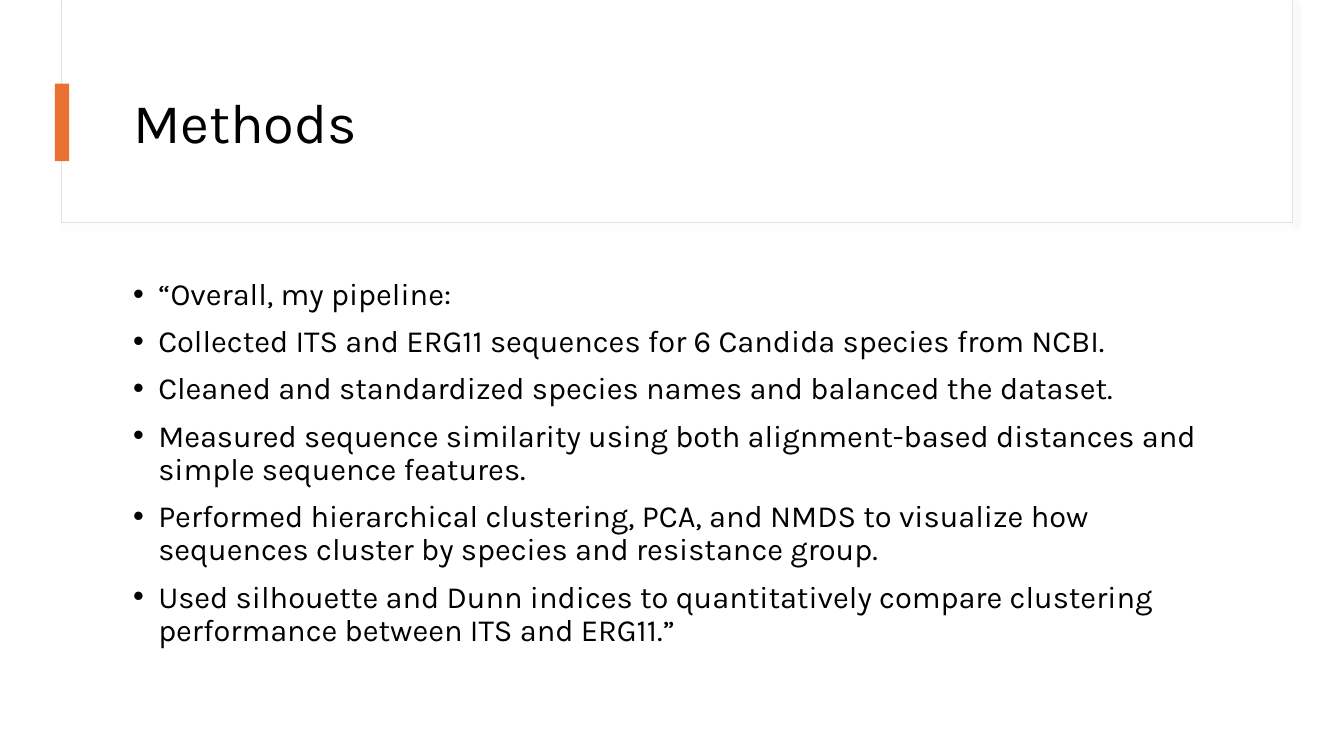
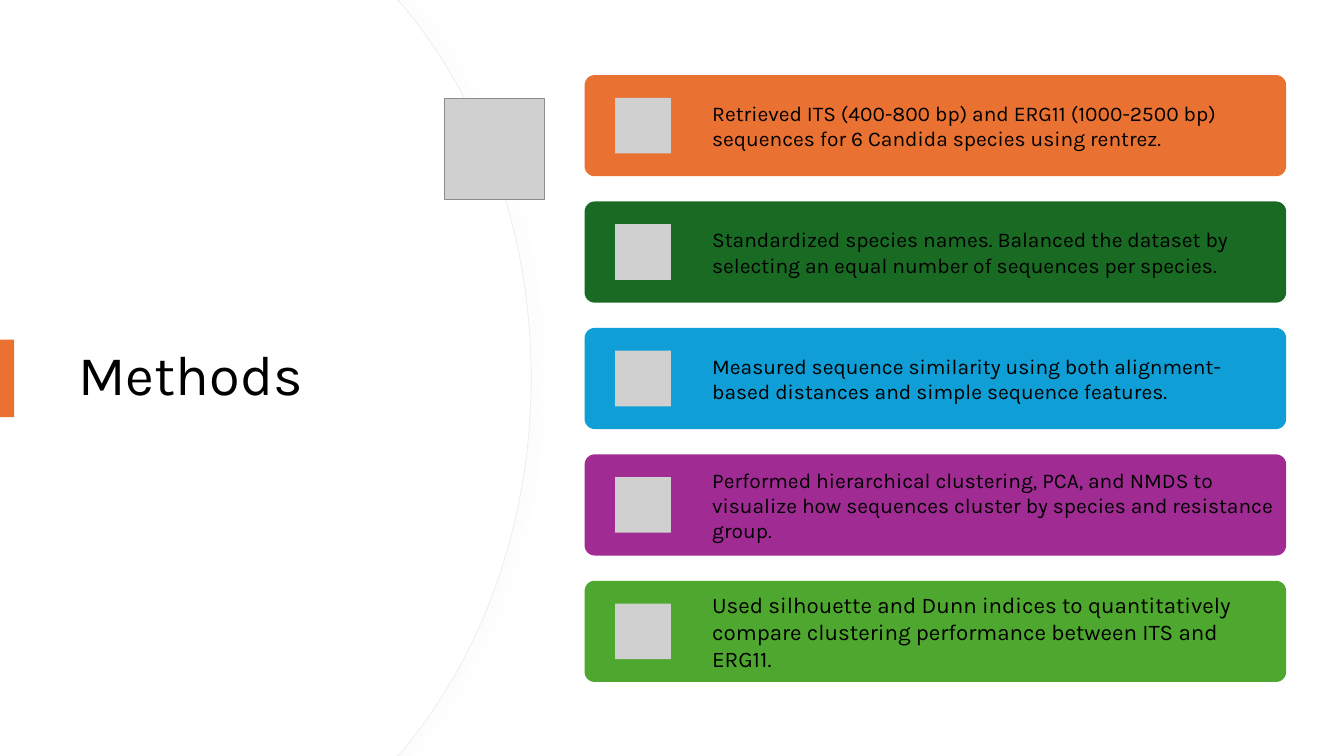
Before and after one commit to snsaiphoo/binf6210_assignment4, a slide deck: slide 7 of doc/Candida Comparison.pptx (slide 6 before the commit). Drawn at 1344x756 pixels with LibreOffice and Linux fonts; fonts in the diff are those of the drawing; grey boxes stand for pictures. Boxes give left, top, right and bottom in pixels: in the first picture for what was removed or moved away, otherwise in the second. Text is boxed around its words. In the diff, an @@ line names an element or a change of style, - is before the commit and + after.

Commit message:
powerpoint

```diff
--- a/doc/Candida Comparison.pptx
+++ b/doc/Candida Comparison.pptx
@@ freeform shape added at box(0, 0, 531, 756), fill #FFFFFF, outline #EFEFEF 0.75 pt @@
@@ freeform shape added at box(0, 0, 530, 756), fill #FFFFFF @@
@@ rectangle removed at box(62, 0, 1293, 223) @@
@@ rectangle removed at box(63, 0, 1293, 222) @@
@@ picture added at box(445, 99, 545, 200) @@
@@ title "Methods": place and size @@
-title "Methods" at box(133, 104, 357, 144)
+title "Methods" at box(79, 356, 303, 396)
@@ text removed at box(158, 284, 1196, 649) @@
-• “Overall, my pipeline:
-• Collected ITS and ERG11 sequences for 6 Candida species from NCBI.
-• Cleaned and standardized species names and balanced the dataset.
-• Measured sequence similarity using both alignment-based distances and simple sequence features.
-• Performed hierarchical clustering, PCA, and NMDS to visualize how sequences cluster by species and resistance group.
-• Used silhouette and Dunn indices to quantitatively compare clustering performance between ITS and ERG11.”
@@ rectangle: place and size @@
-rectangle at box(55, 84, 70, 161)
+rectangle at box(0, 340, 14, 417)
@@ group added at box(585, 75, 1287, 682): 5 rounded rectangles, 5 pictures, 5 texts @@
+Retrieved ITS (400-800 bp) and ERG11 (1000-2500 bp) sequences for 6 Candida species using rentrez.
+Standardized species names. Balanced the dataset by selecting an equal number of sequences per species.
+Measured sequence similarity using both alignment-based distances and simple sequence features.
+Performed hierarchical clustering, PCA, and NMDS to visualize how sequences cluster by species and resistance group.
+Used silhouette and Dunn indices to quantitatively compare clustering performance between ITS and ERG11.
```
Also in this commit, not shown: 9 other slides changed, 11 slides added, 10 slides removed.
